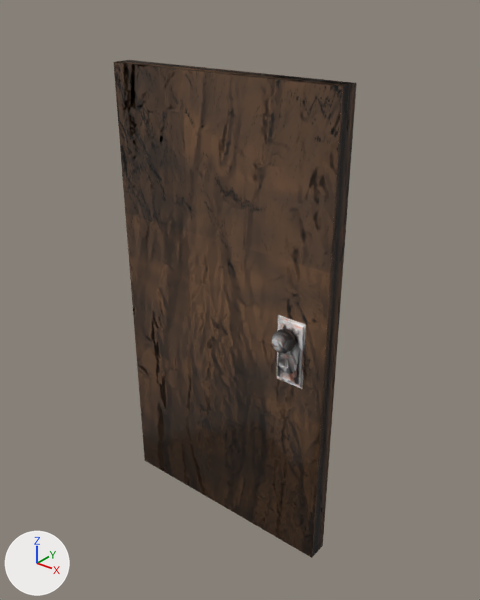
Before and after pictures for a commit that changed the Blender file Blender assets/Blender models/Buildings/Cabin Door.blend.
Rendered twice from a 50 mm camera at (2.54, -2.39, 2.79) aimed at (0.63, -0.01, 1.31). The lights are fixed; the arrows at lower left show +X, +Y and +Z.

Objects in the first picture: 'Door'.
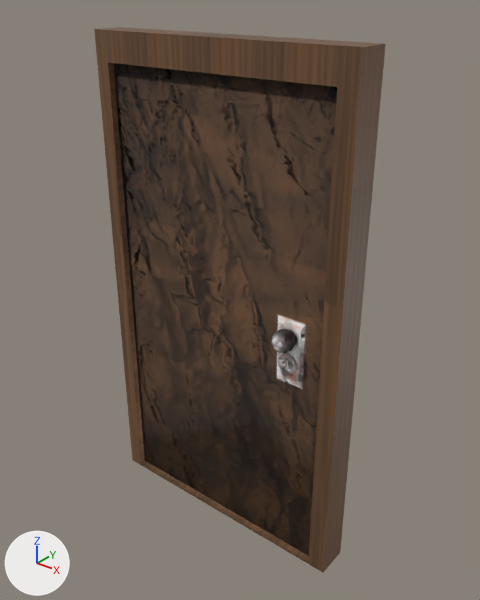
The newer file is also turned or shifted as a whole; pictures and numbers use the older file's frame.

Where the change shows, as pixel boxes (x1, y1, x2, y2) in the pictures (480 x 600 px):
'Door', surface changed: (114, 60, 357, 558) in both
'Doorframe', added: after (94, 27, 386, 572)

Diff of the bpy script that builds the scene:
```diff
--- a/Blender assets/Blender models/Buildings/Cabin Door.blend.py
+++ b/Blender assets/Blender models/Buildings/Cabin Door.blend.py
@@ img_wooddoortex @@
+img_wooddoortex = load_image('WoodDoorTex_', '../../../Assets/Textures/ManMade/Door Tex/WoodDoorTex_.png', 2048, 2048, 'sRGB')
@@ mat_doortex @@
 n1 = _N.new('ShaderNodeOutputMaterial'); n1.name = 'Material Output'
-n2 = _N.new('ShaderNodeTexImage'); n2.name = 'Image Texture'
-n2.image = img_door
 n3 = _N.new('ShaderNodeNormalMap'); n3.name = 'Normal Map'
@@ mat_doortex @@
 n0 = _N.new('ShaderNodeBsdfPrincipled'); n0.name = 'Principled BSDF'
 n4.image = img_barkpoplar001_nrm_2k_jpg
+n5 = _N.new('ShaderNodeTexImage'); n5.name = 'Image Texture.002'
+n5.image = img_wooddoortex
+n6 = _N.new('ShaderNodeUVMap'); n6.name = 'UV Map'
+n6.uv_map = 'Joined'
 _L.new(n0.outputs[0], n1.inputs[0])  # 'BSDF' to 'Surface'
-_L.new(n2.outputs[0], n0.inputs[0])  # 'Color' to 'Base Color'
 _L.new(n4.outputs[0], n3.inputs[1])  # 'Color' to 'Color'
 _L.new(n3.outputs[0], n0.inputs[5])  # 'Normal' to 'Normal'
+_L.new(n6.outputs[0], n5.inputs[0])  # 'UV' to 'Vector'
+_L.new(n5.outputs[0], n0.inputs[0])  # 'Color' to 'Base Color'
@@ mat_doorframe @@
+mat_doorframe = bpy.data.materials.new('Doorframe')
+# uses the picture img_wooddoortex
@@ me_cube_007 @@
 me_cube_007.from_pydata(...)  # 202 vertices, 230 faces; spans x -0.06..1.21, y -0.24..0.1, z 0.01..2.43
 # used by ob_door; location = (0.0, 0.0, 0.0)
+# me_cube_007 part 1: texture (UV) coordinates changed
 me_cube_007.materials.append(mat_doortex)
@@ me_cube @@
+me_cube.from_pydata(...)  # 20 vertices, 16 faces; spans x -0.72..0.72, y -1.22..1.36, z -0.09..0.09
+me_cube.materials.append(mat_doorframe)
@@ ob_doorframe @@
+ob_doorframe = bpy.data.objects.new('Doorframe', me_cube)
+ob_doorframe.location = (0.583, -0.07, 1.214)
+ob_doorframe.rotation_euler = (1.571, 0.0, 3.142)  # degrees (90, 0, 180)
```
